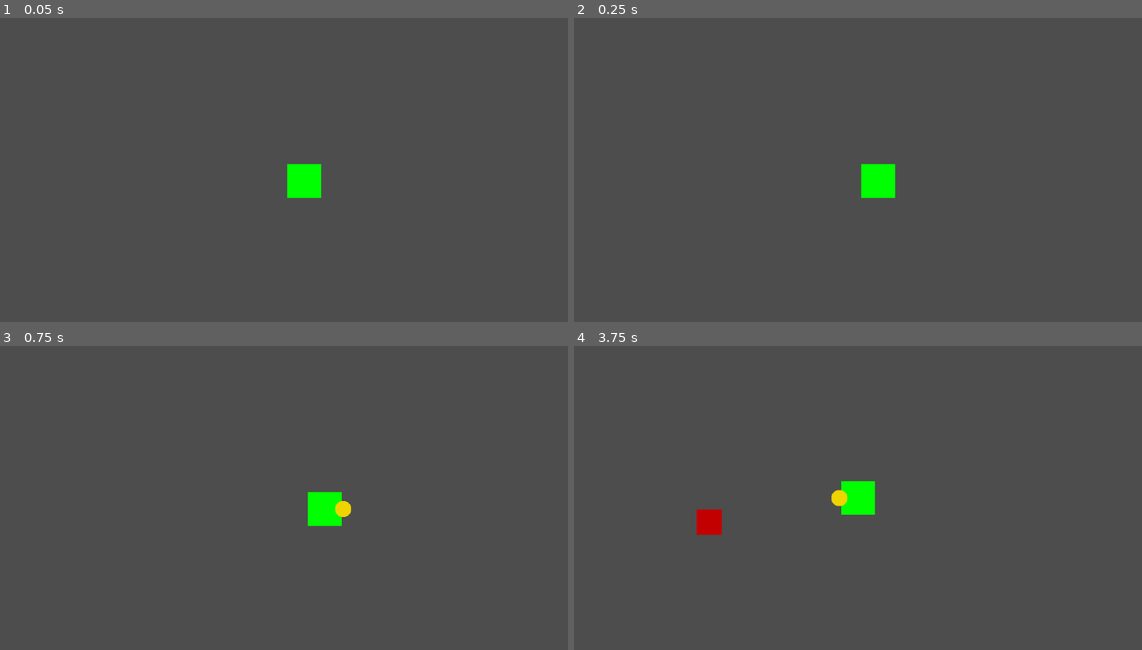
Above: before the commit, frames 1-4 (two rows, left to right).
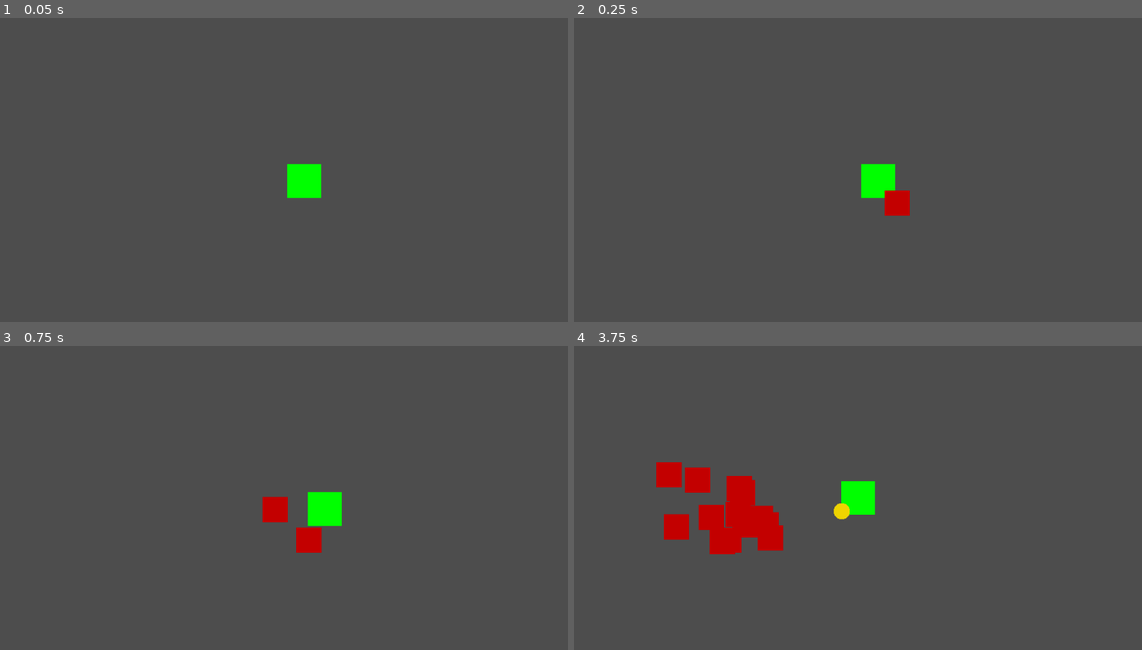
Above: after the commit, the same moments.

Repository: NemoDacremont/vampire_le_survivant
Game: Godot game, scene res://src/maps/first_map/map.tscn
Same seed, same stepped clock (60 frames per second), same inputs: the game is played once before the commit and once after it. The project has no main scene, so this scene is started directly.
Inputs:
- Up to frame 1 (0.05 s): no input
- Up to frame 2 (0.25 s): no input
- Up to frame 3 (0.75 s): hold D (move_right) from 0.53 s (still down); tap K (fireball) at 0.6 s
- Up to frame 4 (3.75 s): release D (move_right) at 1.28 s; hold S (move_down) 1.28-2.03 s; tap K (fireball) every 0.75 s from 1.35 to 3.6 s; hold D (move_right) 2.03-2.78 s; hold W (move_up) 2.78-3.53 s; hold A (move_left) from 3.53 s (still down)

Frame 1 is identical in both runs. In frame 2, 0.4% of the frame differs, in the area x 54-60%, y 56-65%; in frame 3, 0.9%; in frame 4, 3.6%, in the area x 14-49%, y 38-69%.

Commit message:
Now player use fireball on nearest enemy

Diff:
--- a/src/maps/first_map/map.gd
+++ b/src/maps/first_map/map.gd
@@ -1,6 +1,6 @@
 extends Node2D
 
-const DEFAULT_SPAWN_RATE: float = 3
+const DEFAULT_SPAWN_RATE: float = .2
 
 @onready var _Player = load("res://src/player/player.tscn")
 @onready var _Enemy = load("res://src/enemies/enemy.tscn")
@@ -17,6 +17,7 @@
 	start_game()
 
 
+
 func start_game() -> void:
 	set_up_player()
 	set_up_enemies()
@@ -31,6 +32,7 @@
 func set_up_player() -> void:
 	_player = _Player.instantiate()
 	_player.position = Vector2(0, 0)
+	_player.init(self)
 	add_child(_player)
 
 	$Camera.track(_player)
@@ -52,10 +54,32 @@
 func randomEnemy() -> int:
 	return 0
 
+
+func get_nearest_enemy(pos: Vector2) -> Vector2:
+	var enemies = $Enemies.get_children()
+
+	if len(enemies) == 0:
+		return Vector2.ZERO
+
+	var nearest = enemies[0]
+	var min_dist: float = pos.distance_to(nearest.position)
+	var dist: float
+
+	for enemy in enemies:
+		dist = pos.distance_to(enemy.position)
+
+		if (dist < min_dist):
+			nearest = enemy
+			min_dist = dist
+
+	return nearest.position
+
+
 func randomSpawn(origin: Node2D) -> Vector2:
 	var length = random.randi_range(50,100)
 	var angle = random.randf_range(0, 2*PI)
 	return Vector2(cos(angle), sin(angle)) * length
 
+
 func _on_spawn_enemy_timer_timeout():
 	spawn_enemy(_Enemies[randomEnemy()], randomSpawn(_player))
--- a/src/maps/first_map/map.tscn
+++ b/src/maps/first_map/map.tscn
@@ -16,5 +16,6 @@
 
 [node name="SpawnEnemyTimer" type="Timer" parent="Timers"]
 process_callback = 0
+wait_time = 0.2
 
 [connection signal="timeout" from="Timers/SpawnEnemyTimer" to="." method="_on_spawn_enemy_timer_timeout"]
--- a/src/player/player.gd
+++ b/src/player/player.gd
@@ -14,10 +14,17 @@
 var velocity: Vector2 = Vector2.ZERO
 var direction: Vector2 = Vector2.ZERO
 
+static var _context: Node2D
+
 
 # Called when the node enters the scene tree for the first time.
 func _ready():
 	speed = PLAYER_DEFAULT_VELOCITY
+
+
+# Context should be the map
+func init(context: Node2D):
+	_context = context
 
 
 # Called every frame. 'delta' is the elapsed time since the previous frame.
@@ -29,9 +36,11 @@
 
 
 func _process(_delta):
-	if Input.is_action_just_pressed("fireball"):
+	if _context && Input.is_action_just_pressed("fireball"):
+		var dir: Vector2 = _context.get_nearest_enemy(position)
+
 		new_fireball = _Fireball.instantiate()
-		new_fireball.init(position, direction.normalized(), 2 * speed)
+		new_fireball.init(position, (dir - position).normalized(), 2 * speed)
 
 		_attacks_node.add_child(new_fireball)
 
